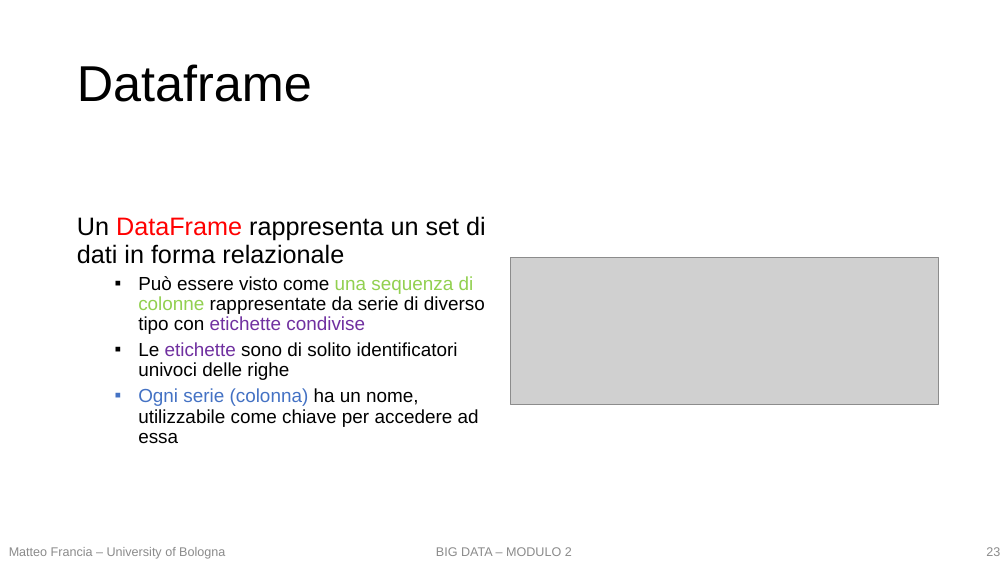
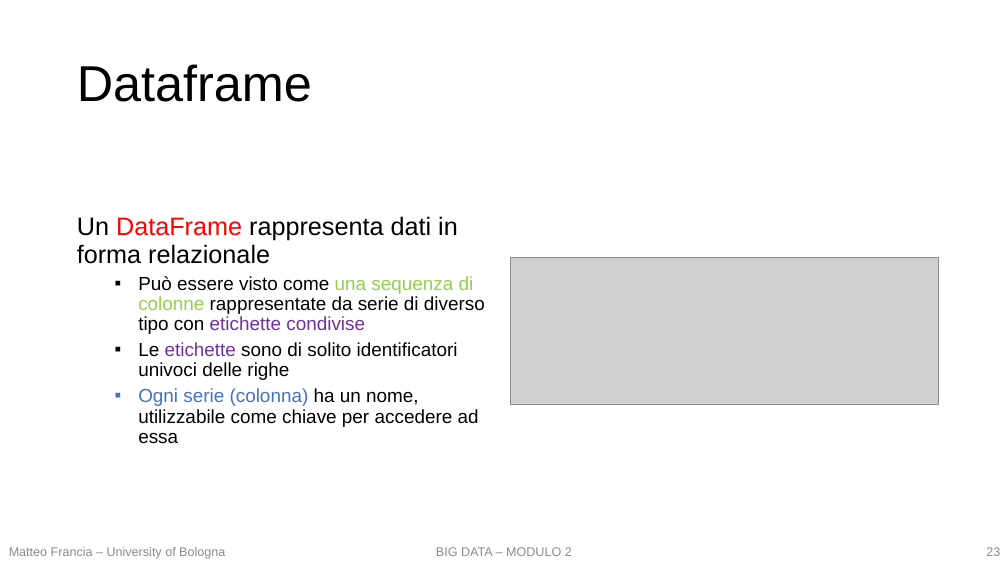
Before and after one commit to w4bo/teaching-handsondatapipelines, a slide deck: slide 23 of 01-DataPreprocessing/slides.pptx. Drawn at 1008x567 pixels with LibreOffice and Linux fonts; fonts in the diff are those of the drawing; grey boxes stand for pictures. Boxes give left, top, right and bottom in pixels: in the first picture for what was removed or moved away, otherwise in the second. Text is boxed around its words. In the diff, an @@ line names an element or a change of style, - is before the commit and + after.

```diff
--- a/01-DataPreprocessing/slides.pptx
+++ b/01-DataPreprocessing/slides.pptx
@@ text at (77,216,458,264): text changed @@
-Un DataFrame rappresenta un set di dati in forma relazionale
+Un DataFrame rappresenta dati in forma relazionale
```
Also in this commit, not shown: 4 other files.
